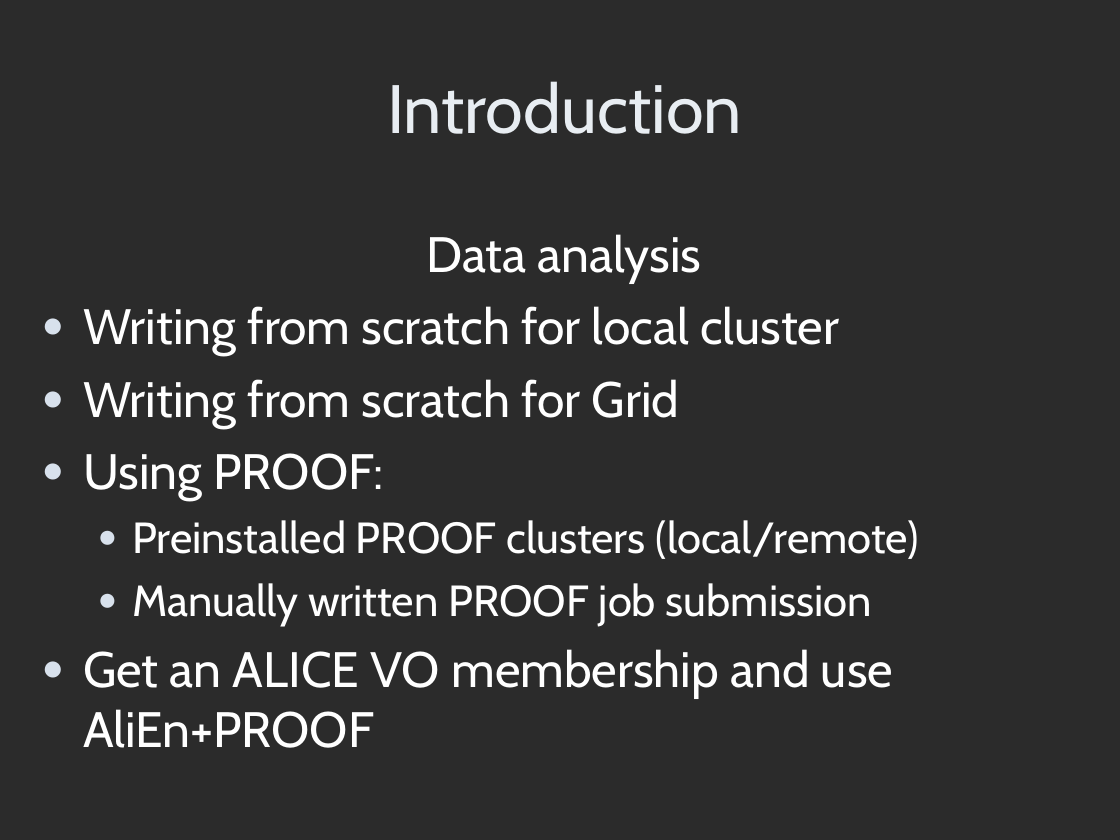
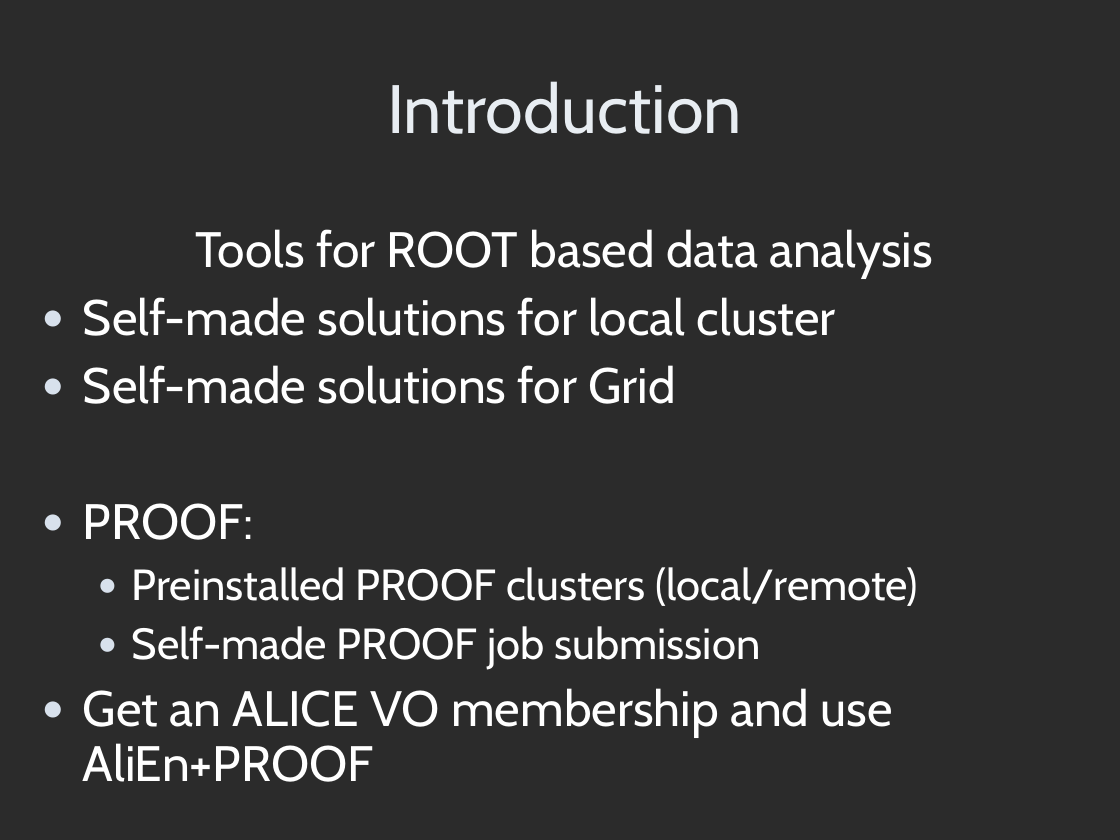
Before and after one commit to AnarManafov/PoDDocumentation, a slide deck: slide 3 of HEPCG-Workshops/2007-Jun/HEPCG-Workshops-2007-Jun(GSI).ppt. Drawn at 1120x840 pixels with LibreOffice and Linux fonts; fonts in the diff are those of the drawing; background and template pictures are left out; a plain dark background stands for a picture behind light text. Boxes give left, top, right and bottom in pixels: in the first picture for what was removed or moved away, otherwise in the second. Text is boxed around its words. In the diff, an @@ line names an element or a change of style, - is before the commit and + after.

```diff
--- a/HEPCG-Workshops/2007-Jun/HEPCG-Workshops-2007-Jun(GSI).ppt
+++ b/HEPCG-Workshops/2007-Jun/HEPCG-Workshops-2007-Jun(GSI).ppt
@@ text at [83,229,933,540]: text changed @@
-Data analysis
-● Writing from scratch for local cluster
-● Writing from scratch for Grid
-● Using PROOF:
+Tools for ROOT based data analysis
+● Self-made solutions for local cluster
+● Self-made solutions for Grid
+● PROOF:
@@ text at [83,567,919,782]: line spacing 1 to 0.93 @@
@@ text at [132,626,760,670]: text changed @@
-  ● Manually written PROOF job submission
+  ● Self-made PROOF job submission
```
Also in this commit, not shown: 2 other slides changed, 1 other file.
